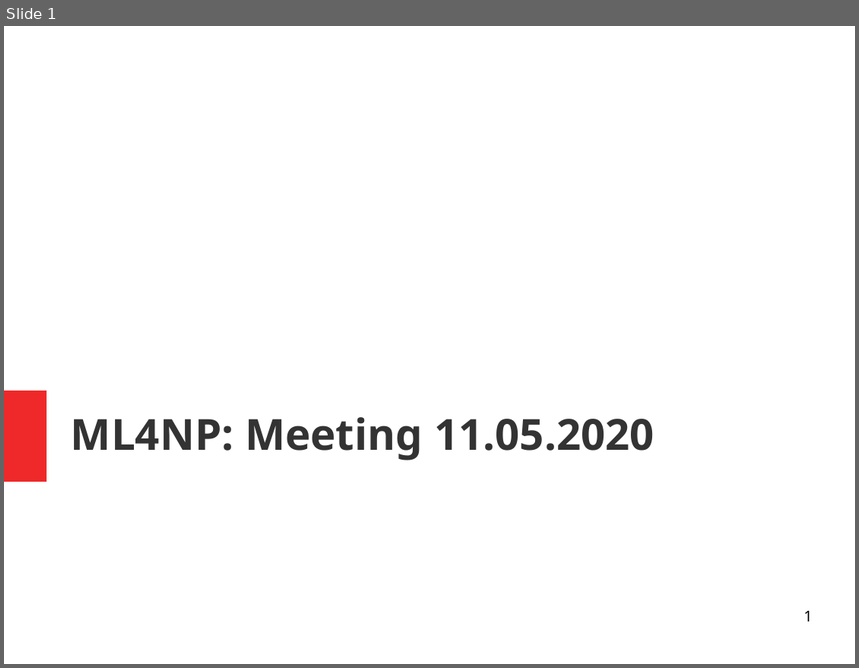
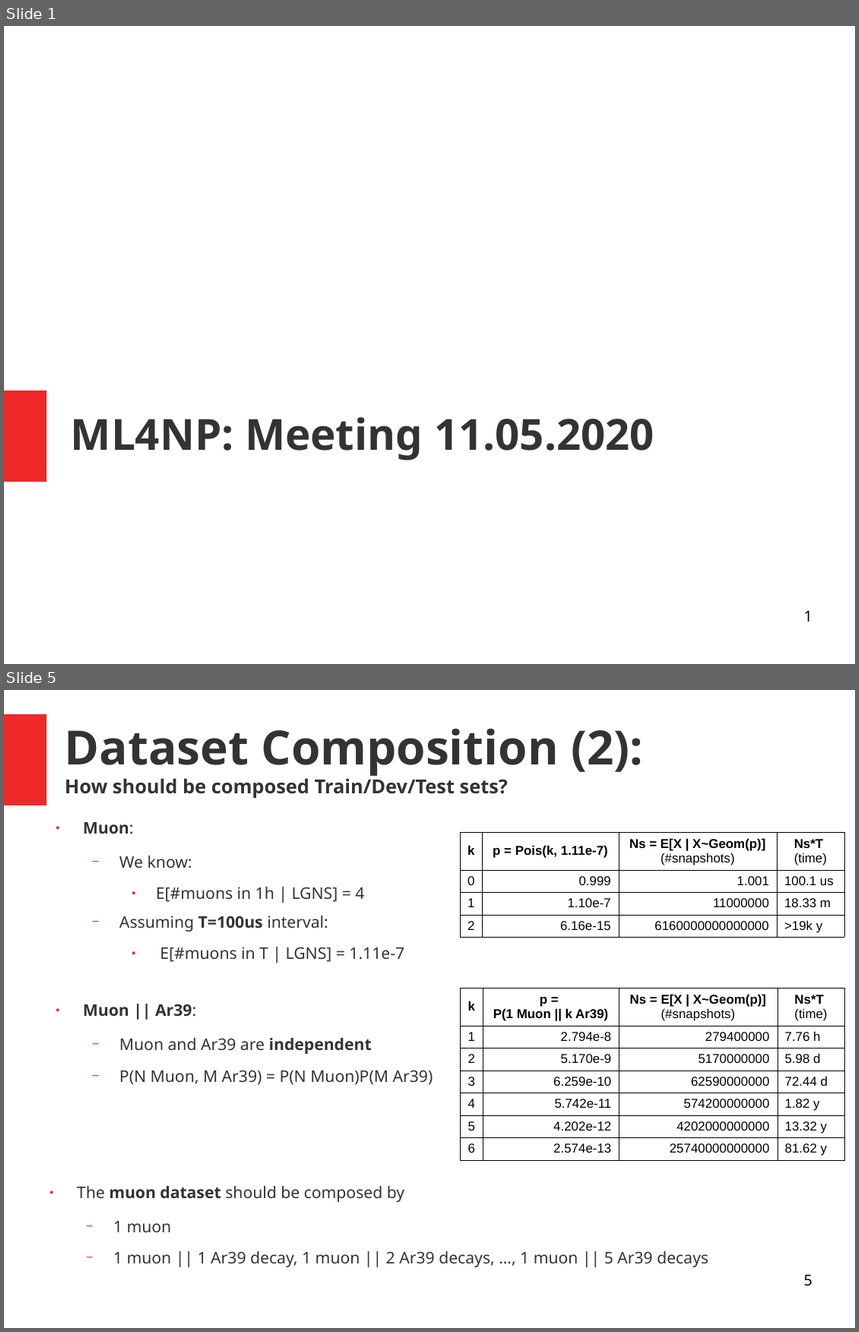
Before and after one commit to luigiberducci/ML4NP, a slide deck: Docs/meeting_ml4np_11mag2020.odp. Shown one above the other, each under a label of ours: slide 1 before the commit, slides 1 and 5 after it; the slides between them are not shown. The pictures are 859x668 and 859x1332 pixels, drawn with LibreOffice and Linux fonts; fonts in the diff are those of the drawing. Boxes give left, top, right and bottom in pixels: in the first picture for what was removed or moved away, otherwise in the second. Text is boxed around its words. In the diff, an @@ line names an element or a change of style, - is before the commit and + after.

```diff
--- a/Docs/meeting_ml4np_11mag2020.odp
+++ b/Docs/meeting_ml4np_11mag2020.odp
@@ slide 5 added at bbox=[4, 690, 855, 1328], background #FFFFFF @@
@@ rectangle added at bbox=[4, 714, 47, 805], fill #EF2929 @@
@@ title added at bbox=[65, 729, 643, 798], 18 pt, text #333333, bold @@
+Dataset Composition (2):
+How should be composed Train/Dev/Test sets?
@@ text added at bbox=[83, 822, 433, 1085], 15 pt, text #333333 @@
+● Muon:
+  − We know:
+    ● E[#muons in 1h | LGNS] = 4
+  − Assuming T=100us interval:
+    ● E[#muons in T | LGNS] = 1.11e-7
+● Muon || Ar39:
+  − Muon and Ar39 are independent
+  − P(N Muon, M Ar39) = P(N Muon)P(M Ar39)
@@ table added at bbox=[461, 832, 845, 1014], 4 rows, 4 columns @@
+k | p = Pois(k, 1.11e-7) | Ns = E[X | X~Geom(p)] (#snapshots) | Ns*T / (time)
+0 | 0.999 | 1.001 | 100.1 us
+1 | 1.10e-7 | 11000000 | 18.33 m
+2 | 6.16e-15 | 6160000000000000 | >19k y
@@ table added at bbox=[461, 988, 845, 1160], 7 rows, 4 columns @@
+k | p = P(1 Muon || k Ar39) | Ns = E[X | X~Geom(p)] (#snapshots) | Ns*T / (time)
+1 | 2.794e-8 | 279400000 | 7.76 h
+2 | 5.170e-9 | 5170000000 | 5.98 d
+3 | 6.259e-10 | 62590000000 | 72.44 d
+4 | 5.742e-11 | 574200000000 | 1.82 y
+5 | 4.202e-12 | 4202000000000 | 13.32 y
+6 | 2.574e-13 | 25740000000000 | 81.62 y
@@ text added at bbox=[77, 1186, 709, 1268], 15 pt, text #333333 @@
+● The muon dataset should be composed by
+  − 1 muon
+  − 1 muon || 1 Ar39 decay, 1 muon || 2 Ar39 decays, …, 1 muon || 5 Ar39 decays
@@ page number added at bbox=[804, 1275, 813, 1287], 14 pt, text #000000 @@
+5
```
Also in this commit, not shown: 5 slides changed, 2 other slides added, 8 slides removed.
